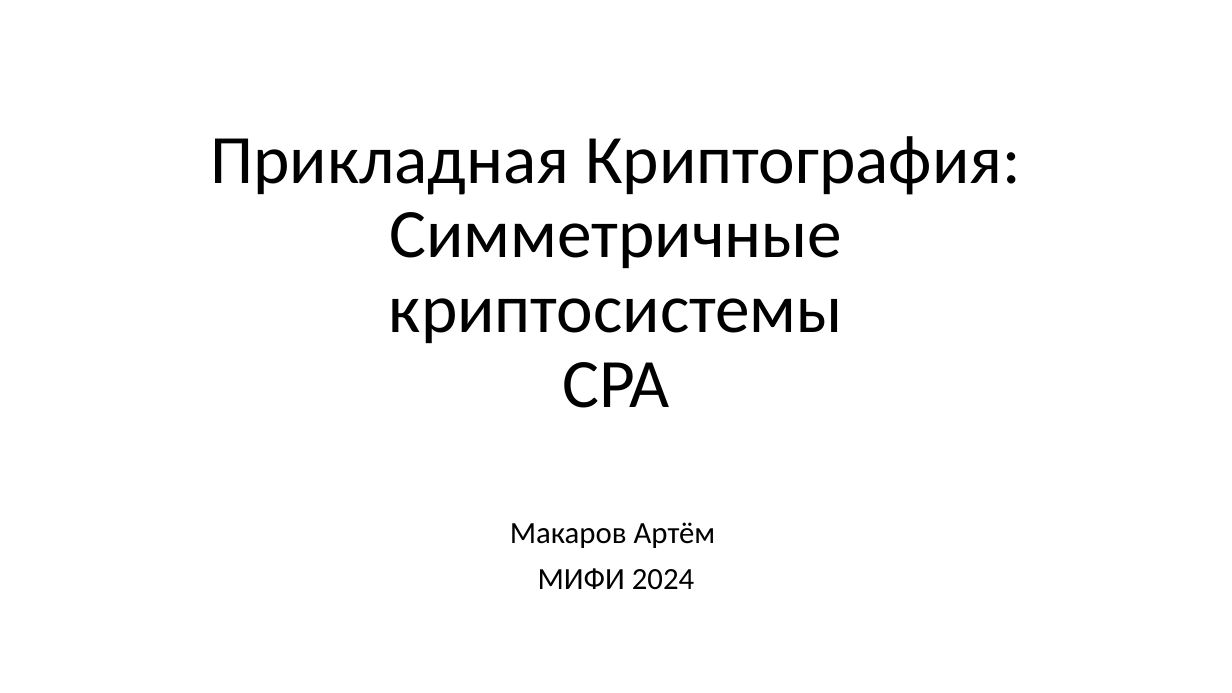
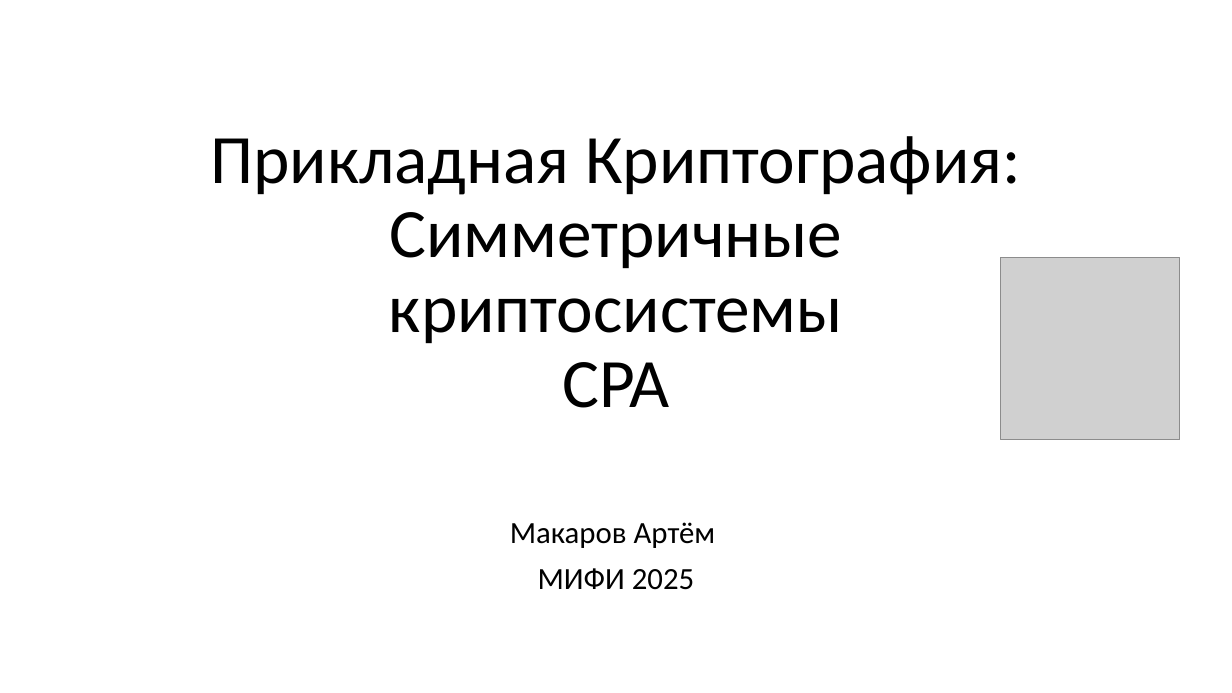
Before and after one commit to CryptoCourse/CryptoLectures, a slide deck: slide 1 of Lectures/Lecture7.pptx. Drawn at 1232x693 pixels with LibreOffice and Linux fonts; fonts in the diff are those of the drawing; grey boxes stand for pictures. Boxes give left, top, right and bottom in pixels: in the first picture for what was removed or moved away, otherwise in the second. Text is boxed around its words. In the diff, an @@ line names an element or a change of style, - is before the commit and + after.

```diff
--- a/Lectures/Lecture7.pptx
+++ b/Lectures/Lecture7.pptx
@@ picture added at [1001, 257, 1180, 440] @@
@@ subtitle at [538, 568, 694, 590]: text changed @@
-МИФИ 2024
+МИФИ 2025
```
Also in this commit, not shown: 1 other file.
